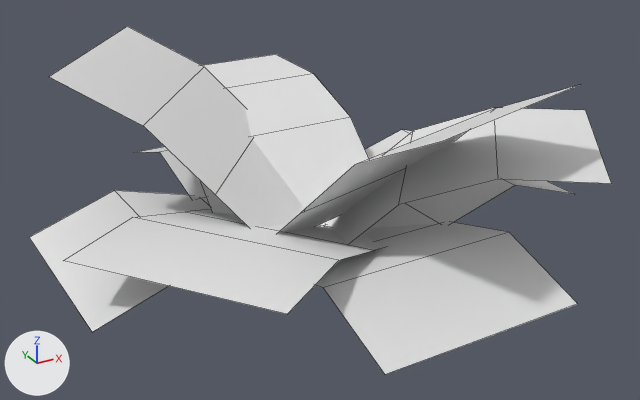
An edit to the FBX model Content/Assets/GeneralProps/Foliage/SM_SmallFernPlant.fbx, drawn before and after from the same camera.
Camera for both pictures: a 50 mm camera at (-0.644, -1.182, 0.649) aimed at (-0.012, -0.033, 0.074). Every picture has the same lights, and +X, +Y and +Z are marked at lower left. Mesh edges are drawn as thin lines. Where no turn or scale is listed for an object, it has been applied to the vertices.

Objects in the first picture: 'LadyFern'.
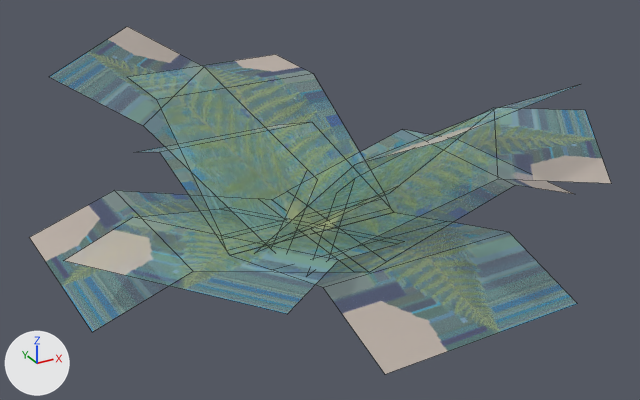
Where the change shows, as pixel boxes (x1, y1, x2, y2) in the pictures (640 x 400 px; the box of a moved part takes in the faces that stretch with it):
'LadyFern', surface changed, reshaped (white to grey): (29, 26, 611, 374) in both
part 1 of me_plane_003, moved or reshaped: before (114, 67, 515, 260); after (136, 83, 489, 272)

The change, as a list of edits to the scene's bpy script:
```text
Add img_t_fernleaf_albedo_png:
    img_t_fernleaf_albedo_png = load_image('T_FernLeaf_Albedo.png', '../T_/Foliage/T_FernLeaf_Albedo.png', 168, 255, 'Non-Color')
Change mat_m_fern:
    add n2 = _N.new('ShaderNodeTexImage'); n2.name = 'Image Texture'
    add n2.image = img_t_fernleaf_albedo_png
    add n3 = _N.new('ShaderNodeTexImage'); n3.name = 'Image Texture.001'
    add n3.image = img_t_fernleaf_albedo_png
    where n0 = _N.new('ShaderNodeBsdfPrincipled'); n0.name = 'Principled BSDF'
    add _L.new(n2.outputs[0], n0.inputs[0])  # 'Color' to 'Base Color'
    add _L.new(n3.outputs[0], n0.inputs[4])  # 'Color' to 'Alpha'
Change me_plane_003:
    where me_plane_003.from_pydata(...)  # 72 vertices, 27 faces; spans x -0.445..0.438, y -0.438..0.438, z -0.001..0.301
    used by ob_ladyfern; location = (0.0, 0.0, 0.0)
    me_plane_003 part 1
    me_plane_003.vertices[54].co: (0.015, -0.217, 0.132) -> (-0.065, -0.155, 0.035)  # pixel (398, 204) -> pixel (328, 259)
    me_plane_003.vertices[55].co: (0.212, 0.035, 0.134) -> (0.132, 0.098, 0.037)  # pixel (413, 130) -> pixel (355, 178)
    me_plane_003.vertices[56].co: (-0.118, -0.168, 0.129) -> (-0.141, -0.093, 0.051)  # pixel (300, 213) -> not seen
    me_plane_003.vertices[57].co: (0.187, -0.074, 0.13) -> (0.165, 0.001, 0.053)  # not seen -> pixel (400, 184)
    me_plane_003.vertices[58].co: (-0.215, 0.038, 0.069) -> (-0.133, 0.1, 0.033)  # pixel (185, 211) -> pixel (219, 208)
    me_plane_003.vertices[59].co: (-0.022, -0.217, 0.068) -> (0.059, -0.155, 0.032)  # pixel (375, 250) -> not seen
    me_plane_003.vertices[60].co: (-0.151, 0.154, 0.041) -> (-0.034, 0.158, 0.008)
    me_plane_003.vertices[61].co: (-0.14, -0.166, 0.039) -> (-0.023, -0.162, 0.006)
    me_plane_003.vertices[62].co: (0.153, 0.149, 0.042) -> (0.157, 0.043, 0.012)
    me_plane_003.vertices[63].co: (-0.167, 0.137, 0.041) -> (-0.163, 0.031, 0.01)
    me_plane_003.vertices[64].co: (0.148, -0.155, 0.04) -> (0.036, -0.159, 0.008)
    me_plane_003.vertices[65].co: (0.136, 0.164, 0.042) -> (0.025, 0.16, 0.01)
    me_plane_003.vertices[68].co: (-0.002, 0.202, 0.131) -> (0.063, 0.151, 0.049)
    me_plane_003.vertices[69].co: (-0.199, -0.051, 0.129) -> (-0.134, -0.101, 0.047)  # pixel (215, 194) -> not seen
    me_plane_003.vertices[70].co: (0.153, 0.151, 0.135) -> (0.157, 0.035, 0.023)  # pixel (350, 117) -> pixel (385, 194)
    me_plane_003.vertices[71].co: (-0.167, 0.14, 0.133) -> (-0.163, 0.023, 0.021)  # not seen -> pixel (221, 235)
```
